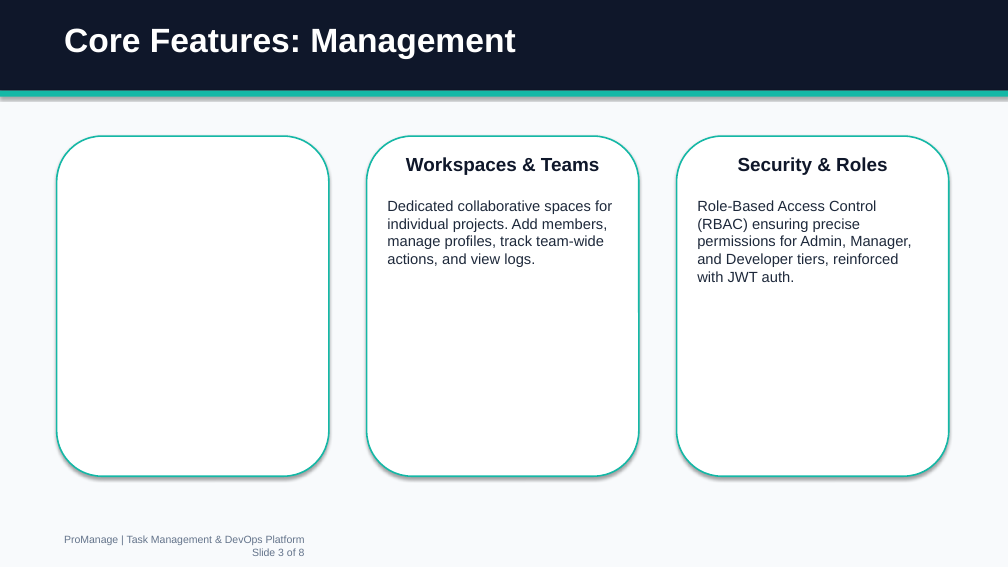
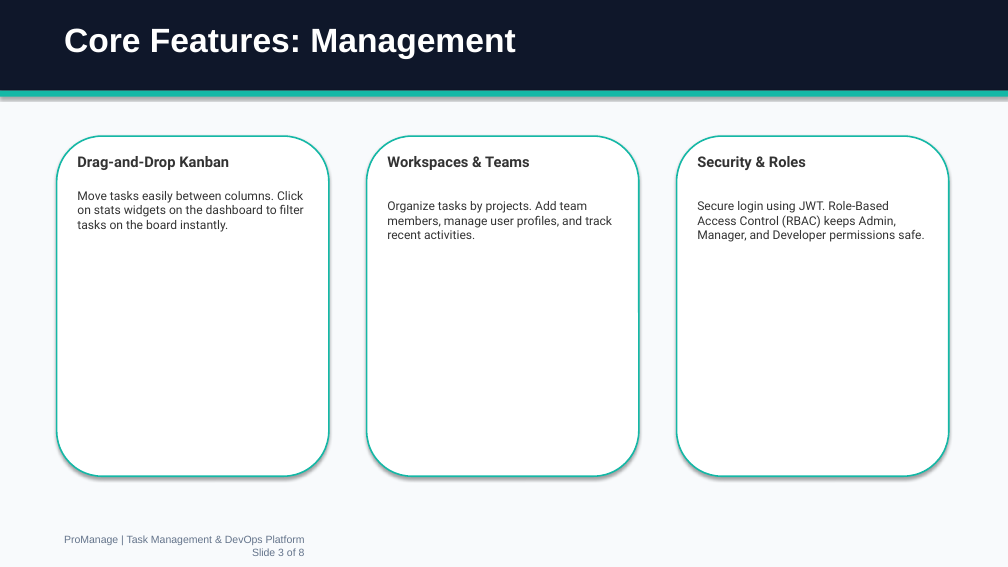
Before and after one commit to Prashant9128/ProManage, a slide deck: slide 3 of ProManage_Presentation.pptx. Drawn at 1008x567 pixels with LibreOffice and Linux fonts; fonts in the diff are those of the drawing. Boxes give left, top, right and bottom in pixels: in the first picture for what was removed or moved away, otherwise in the second. Text is boxed around its words. In the diff, an @@ line names an element or a change of style, - is before the commit and + after.

Commit message:
docs: update ProManage presentation with simplified words and Jenkins pipeline info

```diff
--- a/ProManage_Presentation.pptx
+++ b/ProManage_Presentation.pptx
@@ text in rounded rectangle at [77,156,304,232]: text added @@
+Drag-and-Drop Kanban
+Move tasks easily between columns. Click on stats widgets on the dashboard to filter tasks on the board instantly.
@@ text in rounded rectangle at [387,156,530,170]: size 18 to 14 pt, font Arial to Roboto, text colour #0F172A to #333333 in "Workspaces & Teams" @@
@@ text in rounded rectangle at [697,156,806,170]: size 18 to 14 pt, font Arial to Roboto, text colour #0F172A to #333333 in "Security & Roles" @@
@@ text in rounded rectangle at [387,201,612,239]: text changed; size 14 to 11.5 pt; font Arial to Roboto; text colour #1E293B to #333333 @@
-Dedicated collaborative spaces for individual projects. Add members, manage profiles, track team-wide actions, and view logs.
+Organize tasks by projects. Add team members, manage user profiles, and track recent activities.
@@ text in rounded rectangle at [697,201,924,242]: text changed; size 14 to 11.5 pt; font Arial to Roboto; text colour #1E293B to #333333 @@
-Role-Based Access Control (RBAC) ensuring precise permissions for Admin, Manager, and Developer tiers, reinforced with JWT auth.
+Secure login using JWT. Role-Based Access Control (RBAC) keeps Admin, Manager, and Developer permissions safe.
```
Also in this commit, not shown: 7 other slides changed.
